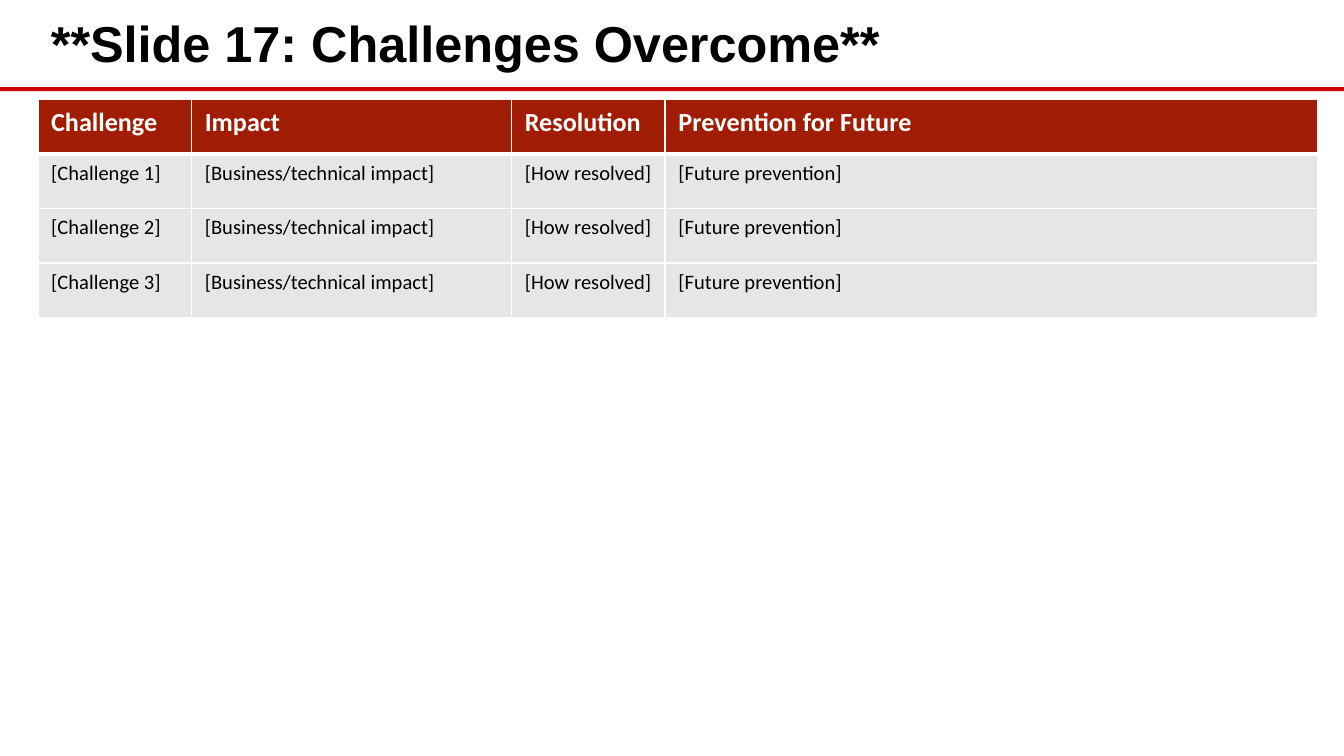
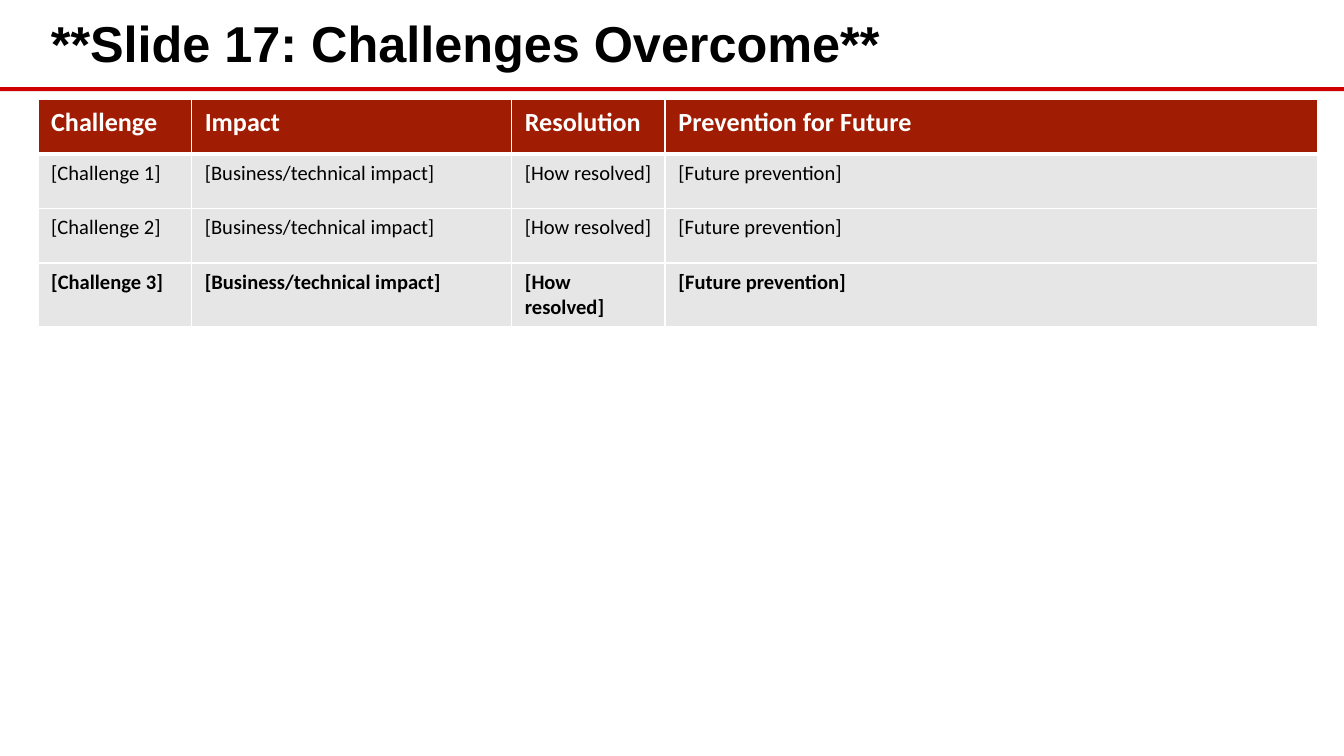
Before and after one commit to eoframework/solutions, a slide deck: slide 17 of solution-template/sample-provider/sample-category/sample-solution/delivery/closeout-presentation.pptx. Drawn at 1344x756 pixels with LibreOffice and Linux fonts; fonts in the diff are those of the drawing; background and template pictures are left out. Boxes give left, top, right and bottom in pixels: in the first picture for what was removed or moved away, otherwise in the second. Text is boxed around its words. In the diff, an @@ line names an element or a change of style, - is before the commit and + after.

```diff
--- a/solution-template/sample-provider/sample-category/sample-solution/delivery/closeout-presentation.pptx
+++ b/solution-template/sample-provider/sample-category/sample-solution/delivery/closeout-presentation.pptx
@@ table at box(38, 99, 1317, 321) @@
@@ bold on in "[Challenge 3]", "[Business/technical impact]", "[How resolved]", "[Future prevention]" @@
```
Also in this commit, not shown: 5 other slides changed, 16 other files.
